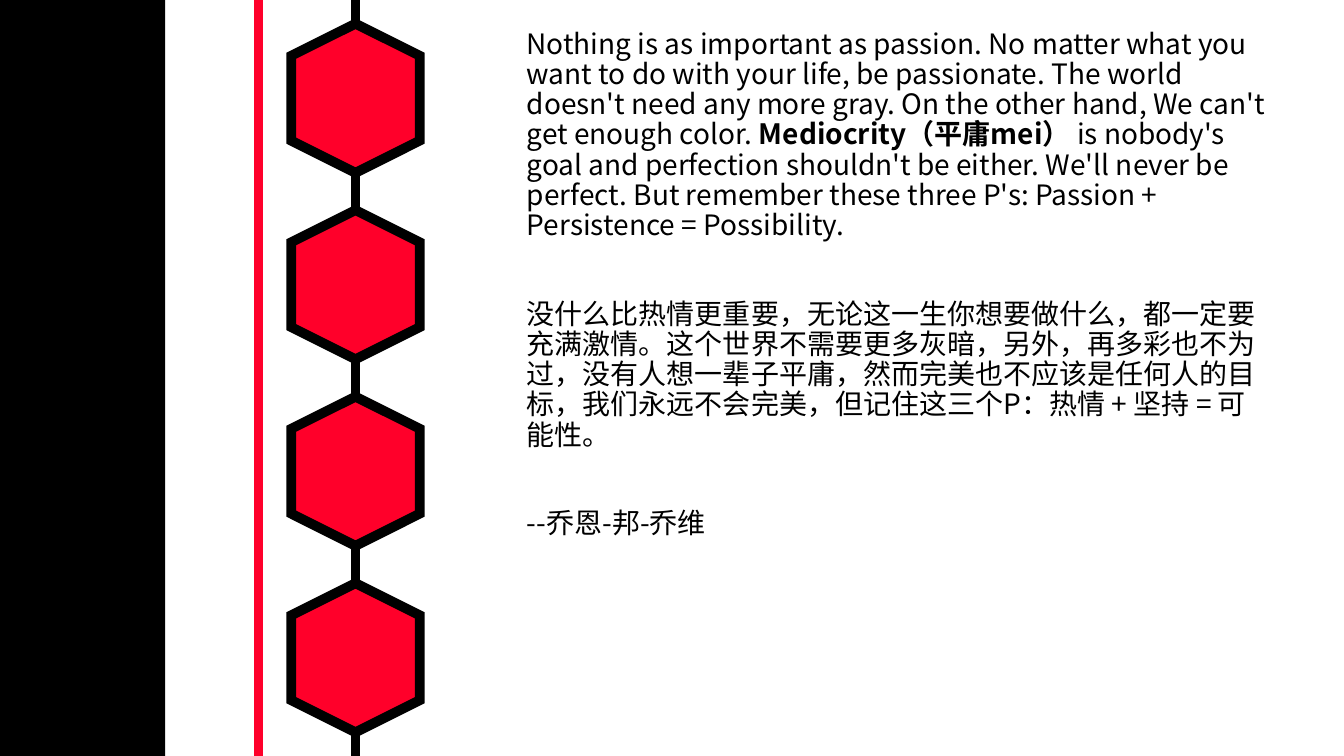
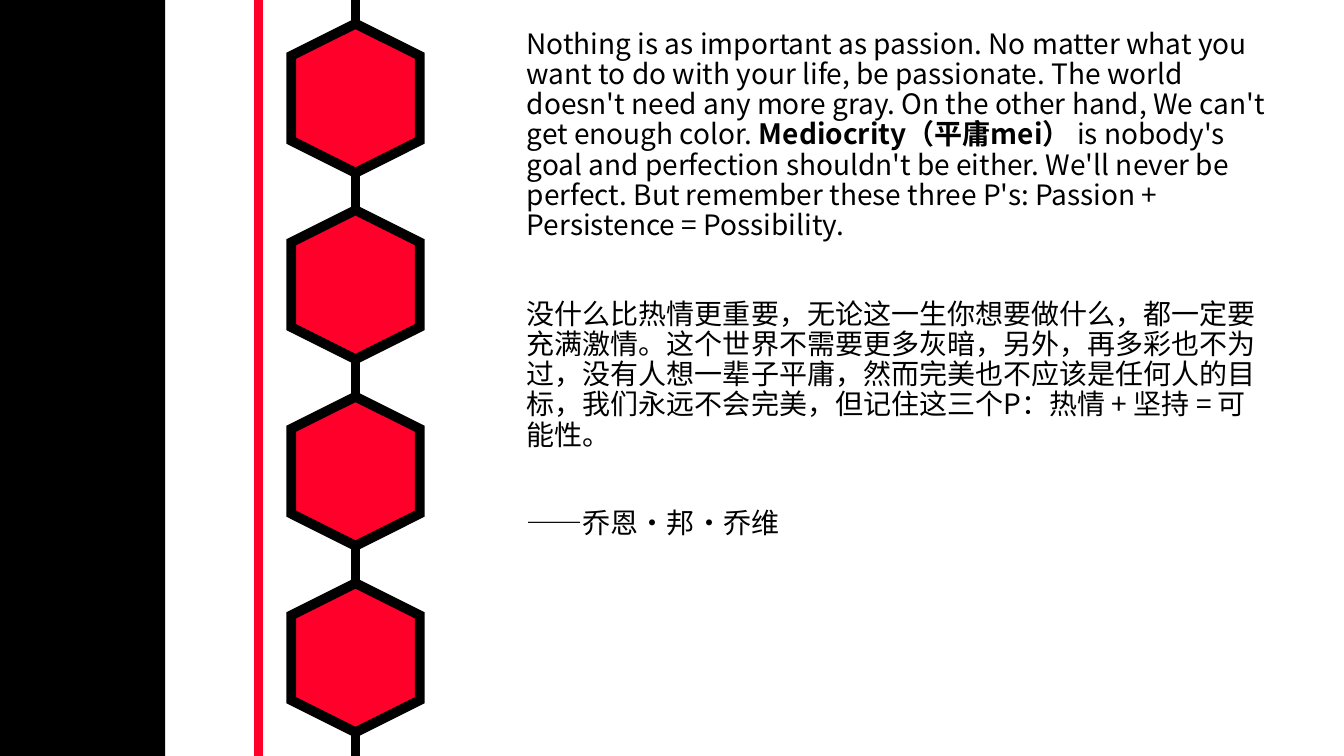
Before and after one commit to MarkShen1992/PPT-template, a slide deck: slide 31 of morning reading/iridescent english sentenses.pptx. Drawn at 1344x756 pixels with LibreOffice and Linux fonts; fonts in the diff are those of the drawing. Boxes give left, top, right and bottom in pixels: in the first picture for what was removed or moved away, otherwise in the second. Text is boxed around its words. In the diff, an @@ line names an element or a change of style, - is before the commit and + after.

```diff
--- a/morning reading/iridescent english sentenses.pptx
+++ b/morning reading/iridescent english sentenses.pptx
@@ text at (527, 509, 779, 536): text changed @@
---乔恩-邦-乔维
+——乔恩·邦·乔维
```
Also in this commit, not shown: 3 other slides changed, 2 slides added.
